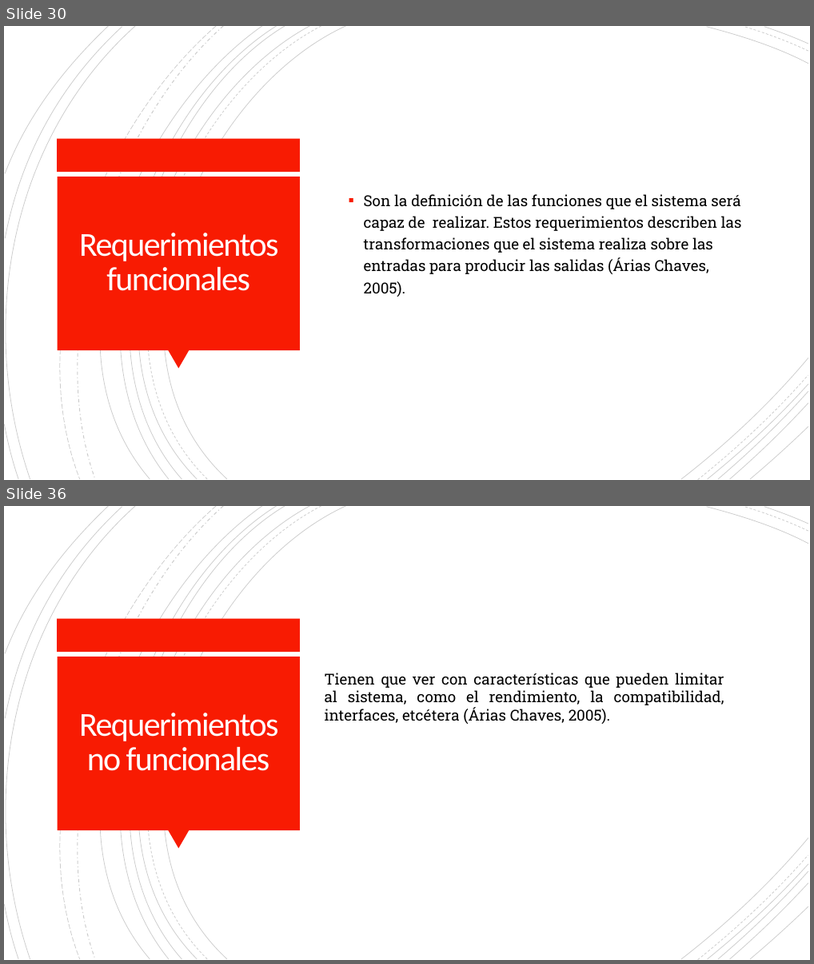
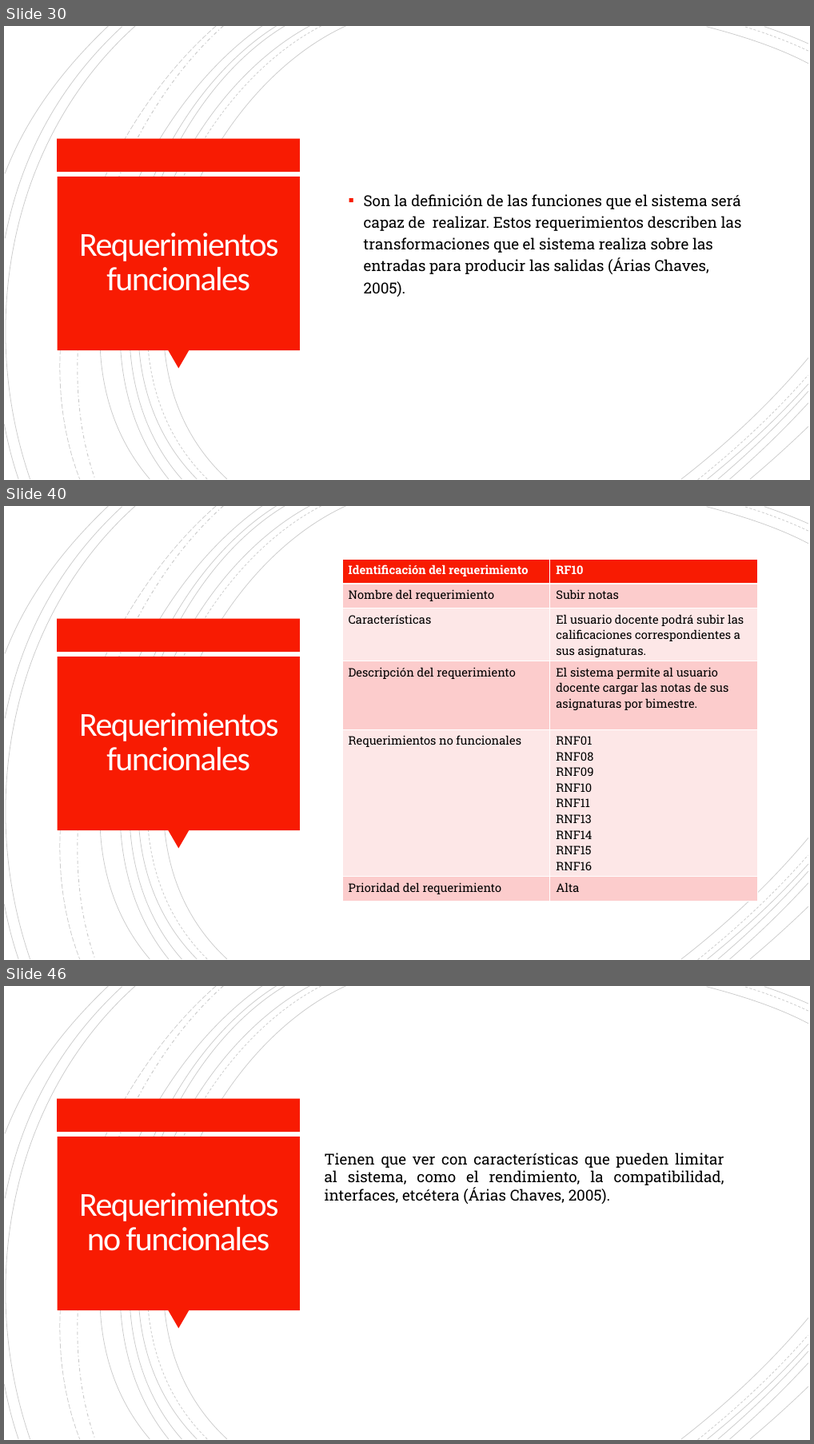
Before and after one commit to Dillan444/PROYECTO_SENA, a slide deck: PLANTEAMIENTO_DEL_PROBLEMA.pptx. Shown one above the other, each under a label of ours: slides 30 and 36 before the commit, slides 30, 40 and 46 after it; the slides between them are not shown. The pictures are 814x964 and 814x1444 pixels, drawn with LibreOffice and Linux fonts; fonts in the diff are those of the drawing. Boxes give left, top, right and bottom in pixels: in the first picture for what was removed or moved away, otherwise in the second. Text is boxed around its words. In the diff, an @@ line names an element or a change of style, - is before the commit and + after.

Commit message:
doc:RF_RNF.V11.17/04/2021
Se corrigen los requerimientos funcionales y los no funcionales de acuerdo con las observaciones que se hicieron en la sustentación.

```diff
--- a/PLANTEAMIENTO_DEL_PROBLEMA.pptx
+++ b/PLANTEAMIENTO_DEL_PROBLEMA.pptx
@@ slide 40 added at (4,506,810,960), background #FFFFFF; not listed: 24 template elements that a slide beside it also shows @@
@@ table added at (342,560,758,897), 6 rows, 2 columns @@
+Identificación del requerimiento | RF10
+Nombre del requerimiento | Subir notas
+Características | El usuario docente podrá subir las calificaciones correspondientes a sus asignaturas.
+Descripción del requerimiento | El sistema permite al usuario docente cargar las notas de sus asignaturas por bimestre.
+Requerimientos no funcionales | RNF01 / RNF08 / RNF09 / RNF10 / RNF11 / RNF13 / RNF14 / RNF15 / RNF16
+Prioridad del requerimiento | Alta
@@ title added at (79,712,278,771), 40 pt, text #FFFEFF @@
+Requerimientos funcionales
@@ what was slide 36 is now slide 46 @@
```
Also in this commit, not shown: 9 slides changed, 20 other slides added, 2 slides removed, 1 other file.
